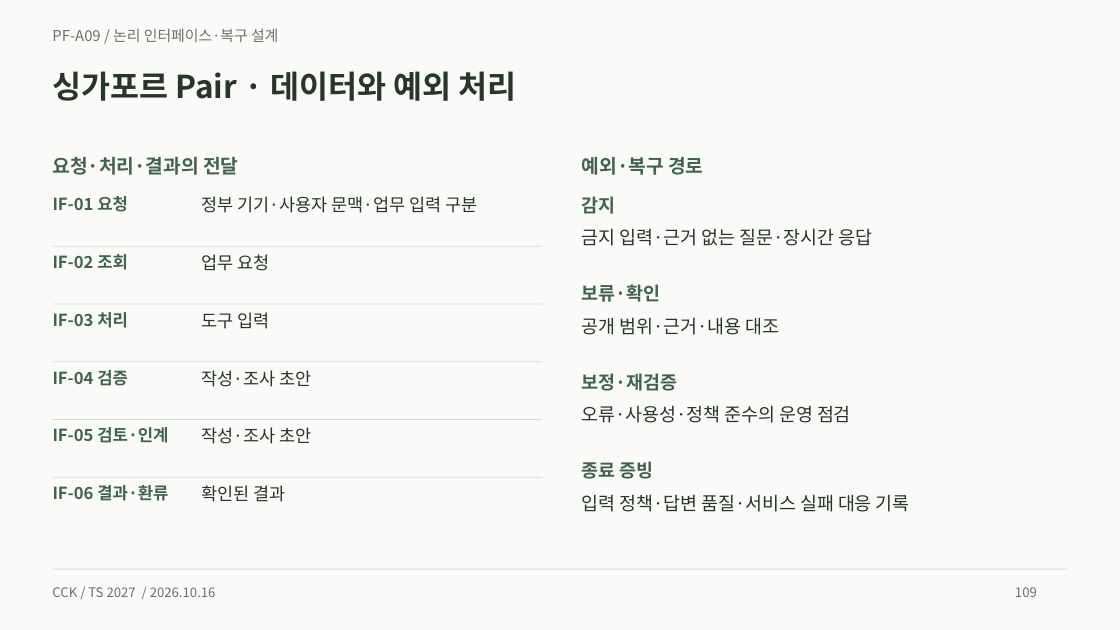
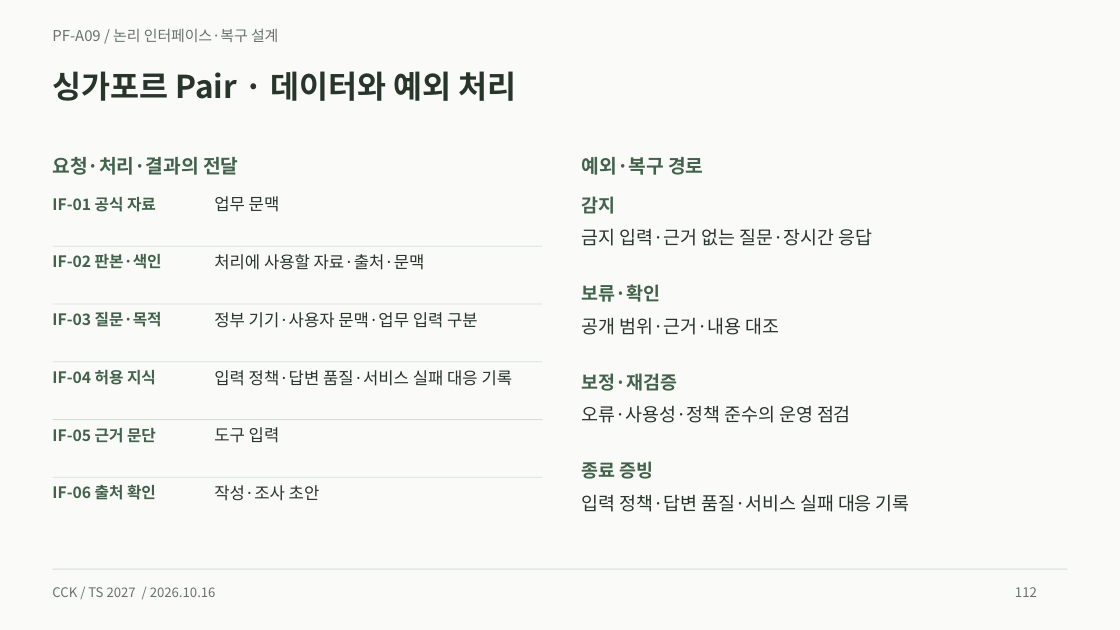
Before and after one commit to heen1987-ops/TS-business-Plan-001, a slide deck: slide 112 of public/downloads/ts-platform-casebook.pptx (slide 109 before the commit). Drawn at 1120x630 pixels with LibreOffice and Linux fonts; fonts in the diff are those of the drawing. Boxes give left, top, right and bottom in pixels: in the first picture for what was removed or moved away, otherwise in the second. Text is boxed around its words. In the diff, an @@ line names an element or a change of style, - is before the commit and + after.

```diff
--- a/public/downloads/ts-platform-casebook.pptx
+++ b/public/downloads/ts-platform-casebook.pptx
@@ text at <box>52,197,156,212</box>: text changed; size 14.2 to 13.5 pt @@
-IF-01 요청
+IF-01 공식 자료
@@ text at <box>214,196,280,212</box>: text changed; size 15 to 14.2 pt @@
-정부 기기·사용자 문맥·업무 입력 구분
+업무 문맥
@@ text at <box>52,254,162,269</box>: text changed; size 14.2 to 13.5 pt @@
-IF-02 조회
+IF-02 판본·색인
@@ text at <box>214,254,425,270</box>: text changed; size 15 to 14.2 pt @@
-업무 요청
+처리에 사용할 자료·출처·문맥
@@ text at <box>52,312,162,327</box>: text changed; size 14.2 to 13.5 pt @@
-IF-03 처리
+IF-03 질문·목적
@@ text at <box>214,312,478,328</box>: text changed; size 15 to 14.2 pt @@
-도구 입력
+정부 기기·사용자 문맥·업무 입력 구분
@@ text at <box>52,370,156,385</box>: text changed; size 14.2 to 13.5 pt @@
-IF-04 검증
+IF-04 허용 지식
@@ text at <box>214,370,513,386</box>: text changed; size 15 to 14.2 pt @@
-작성·조사 초안
+입력 정책·답변 품질·서비스 실패 대응 기록
@@ text at <box>52,428,156,443</box>: text changed; size 14.2 to 13.5 pt @@
-IF-05 검토·인계
+IF-05 근거 문단
@@ text added at <box>214,427,280,443</box>, 14.2 pt, text #28352B @@
+도구 입력
@@ text at <box>52,484,156,500</box>: text changed; size 14.2 to 13.5 pt @@
-IF-06 결과·환류
+IF-06 출처 확인
@@ text removed at <box>201,485,285,502</box> @@
-확인된 결과
@@ text "작성·조사 초안": place and size @@
-text "작성·조사 초안" at <box>201,427,311,444</box>
+text "작성·조사 초안" at <box>214,485,320,501</box>
@@ text "작성·조사 초안" at <box>214,485,320,501</box>: size 15 to 14.2 pt @@
@@ text at <box>1015,587,1037,597</box>: text changed @@
-109
+112
```
Also in this commit, not shown: 136 other slides changed, 9 slides added, 39 other files.
